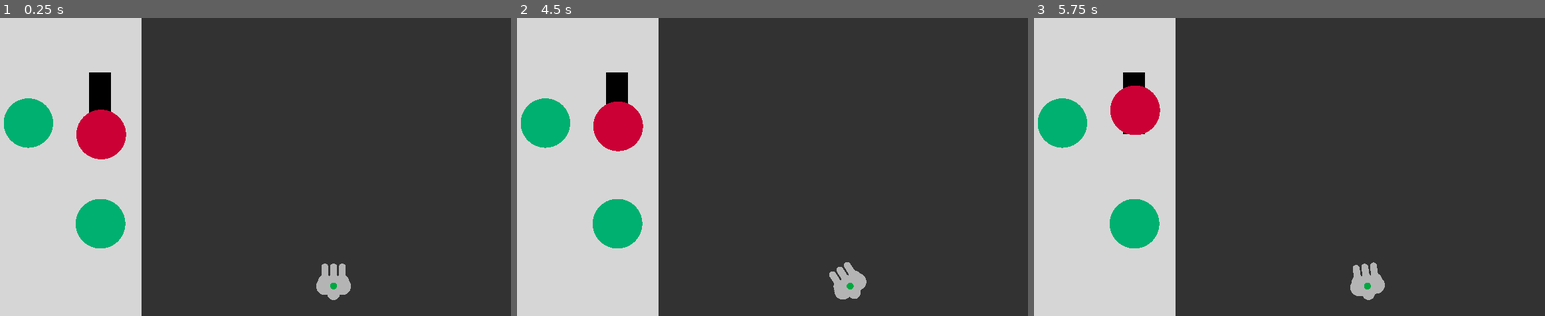
Above: before the commit, frames 1-3 (left to right).
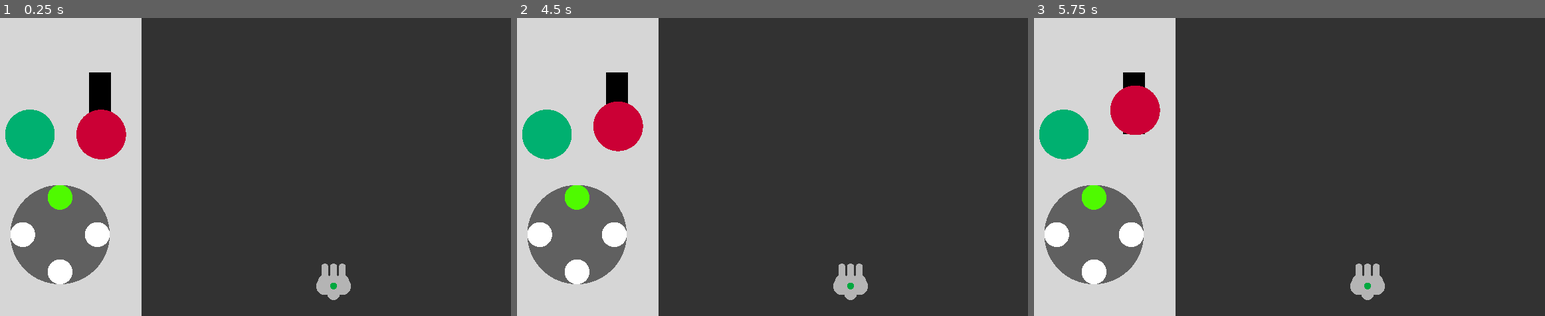
Above: after the commit, the same moments.

Repository: ArrowTheFighter/Missile-Inc
Game: Godot game, scene res://node_3d.tscn
The game is run twice, just before and just after one commit, with the same random seed, the same clock (stepped at 60 frames per second) and the same inputs.
Inputs (mouse positions are in pixels of both pictures, inside the frame that each line leads up to):
- Up to frame 1 (0.25 s): no input
- Up to frame 2 (4.5 s): tap Enter at 0.5, 2, 3.5 s; move the mouse to (879, 152) at 0.52 s; click (879, 152) at 0.67 s; tap Space at 1.25, 2.75, 4.25 s; drag from (654, 181) to (736, 226) at 1.27 s; move the mouse to (813, 101) at 2.02 s; click (813, 101) at 2.17 s; drag from (736, 226) to (603, 122) at 2.77 s; move the mouse to (920, 211) at 3.52 s; click (920, 211) at 3.67 s; drag from (603, 122) to (680, 92) at 4.27 s
- Up to frame 3 (5.75 s): move the mouse to (1304, 167) at 5.02 s; click (1304, 167) at 5.17 s

The runs differ from the first frame. In frame 1, 6.3% of the frame differs, in the area x 0-25%, y 26-90%; in frame 2, 6.5%, in the area x 0-69%, y 26-95%; in frame 3, 6.4%.

Commit message:
added the wheel scene and a Set_Power function to the gun script

Diff:
--- a/gun_scene.gd
+++ b/gun_scene.gd
@@ -1,10 +1,15 @@
 extends Node3D
 var Fired := false
+var Power := 2.5
 @export var Bullet_Scene : PackedScene
 @export var readyToFireMat : MeshInstance3D
 
 func Rotate_Gun(value : float):
 	rotation_degrees.z = lerp(45,-45,value)
+	pass
+
+func Set_Power(value : float):
+	Power = lerp(2.5,7.0,value)
 	pass
 
 func Fire_Gun(value : float):
@@ -20,6 +25,7 @@
 			var spawnedBulletScene = Bullet_Scene.instantiate()
 			spawnedBulletScene.rotation_degrees = rotation_degrees
 			spawnedBulletScene.position = global_position
+			spawnedBulletScene.speed = Power
 			get_tree().root.add_child(spawnedBulletScene)
 		print("firing")
 	elif Fired and value <= 0.1:
--- a/node_3d.tscn
+++ b/node_3d.tscn
@@ -1,9 +1,16 @@
-[gd_scene load_steps=10 format=3 uid="uid://ecwaimuy5r38"]
+[gd_scene load_steps=11 format=3 uid="uid://ecwaimuy5r38"]
 
 [ext_resource type="PackedScene" uid="uid://bwvxpxvfbwq6v" path="res://lever_scene.tscn" id="1_r3fl7"]
 [ext_resource type="PackedScene" uid="uid://1e44ftnnuyib" path="res://gun_scene.tscn" id="2_noarx"]
 [ext_resource type="PackedScene" uid="uid://de4nhm0c47le1" path="res://bullet.tscn" id="3_a0tk4"]
 [ext_resource type="PackedScene" uid="uid://b6ln4quk1xu4g" path="res://button_scene.tscn" id="4_r3fl7"]
+[ext_resource type="PackedScene" uid="uid://cimng1naje5s6" path="res://wheel_scene.tscn" id="5_jka67"]
+
+[sub_resource type="Environment" id="Environment_a202f"]
+background_color = Color(0.5481376, 0.6183476, 0.7303044, 1)
+ambient_light_source = 2
+ambient_light_color = Color(0.9515795, 0.95157963, 0.9515795, 1)
+ambient_light_energy = 2.0
 
 [sub_resource type="StandardMaterial3D" id="StandardMaterial3D_noarx"]
 albedo_color = Color(0.14767182, 0.14767179, 0.14767179, 1)
@@ -17,13 +24,10 @@
 [sub_resource type="BoxMesh" id="BoxMesh_jka67"]
 material = SubResource("StandardMaterial3D_r3fl7")
 
-[sub_resource type="Environment" id="Environment_a202f"]
-background_color = Color(0.5481376, 0.6183476, 0.7303044, 1)
-ambient_light_source = 2
-ambient_light_color = Color(0.9515795, 0.95157963, 0.9515795, 1)
-ambient_light_energy = 2.0
+[node name="Node3D" type="Node3D"]
 
-[node name="Node3D" type="Node3D"]
+[node name="WorldEnvironment" type="WorldEnvironment" parent="."]
+environment = SubResource("Environment_a202f")
 
 [node name="Camera3D" type="Camera3D" parent="."]
 transform = Transform3D(1, 0, 0, 0, 1, 0, 0, 0, 1, 0, 0, 3.6549354)
@@ -44,19 +48,16 @@
 transform = Transform3D(1, 0, 0, 0, 1, 0, 0, 0, 1, -2.903, 0.65386856, 0.515)
 maxHeight = 1.2
 
-[node name="WorldEnvironment" type="WorldEnvironment" parent="."]
-environment = SubResource("Environment_a202f")
-
 [node name="Gun" parent="." instance=ExtResource("2_noarx")]
 transform = Transform3D(0.35, 0, 0, 0, 0.35, 0, 0, 0, 0.35, 1.7705522, -2.41142, 0.6691439)
 Bullet_Scene = ExtResource("3_a0tk4")
 
 [node name="Button" parent="." instance=ExtResource("4_r3fl7")]
-transform = Transform3D(1, 0, 0, 0, 1, 0, 0, 0, 1, -2.9165244, -1.1416111, 0.54927635)
+transform = Transform3D(1, 0, 0, 0, 1, 0, 0, 0, 1, -4.3355765, 0.65650284, 0.54927635)
 
-[node name="Button2" parent="." instance=ExtResource("4_r3fl7")]
-transform = Transform3D(1, 0, 0, 0, 1, 0, 0, 0, 1, -4.366454, 0.88462776, 0.45188785)
+[node name="Wheel" parent="." instance=ExtResource("5_jka67")]
+transform = Transform3D(1, 0, 0, 0, 1, 0, 0, 0, 1, -3.7305481, -1.3607342, 0.55373144)
 
-[connection signal="onValueChanged" from="Lever" to="Gun" method="Rotate_Gun"]
+[connection signal="onValueChanged" from="Lever" to="Gun" method="Set_Power"]
 [connection signal="onValueChanged" from="Button" to="Gun" method="Fire_Gun"]
-[connection signal="onValueChanged" from="Button2" to="Gun" method="Rotate_Gun"]
+[connection signal="onValueChanged" from="Wheel" to="Gun" method="Rotate_Gun"]
--- /dev/null
+++ b/wheel_scene.tscn
@@ -0,0 +1,58 @@
+[gd_scene load_steps=9 format=3 uid="uid://cimng1naje5s6"]
+
+[ext_resource type="Script" uid="uid://bqlwn041ina1s" path="res://wheel_script.gd" id="1_0bb2e"]
+
+[sub_resource type="StandardMaterial3D" id="StandardMaterial3D_rxs0v"]
+albedo_color = Color(0.28485027, 0.28485027, 0.28485027, 1)
+
+[sub_resource type="SphereMesh" id="SphereMesh_64hgq"]
+material = SubResource("StandardMaterial3D_rxs0v")
+radius = 1.0
+height = 2.0
+
+[sub_resource type="StandardMaterial3D" id="StandardMaterial3D_0bb2e"]
+albedo_color = Color(0.23137255, 0.75686276, 0, 1)
+
+[sub_resource type="SphereMesh" id="SphereMesh_rxs0v"]
+material = SubResource("StandardMaterial3D_0bb2e")
+radius = 0.25
+height = 0.5
+
+[sub_resource type="StandardMaterial3D" id="StandardMaterial3D_64hgq"]
+
+[sub_resource type="SphereMesh" id="SphereMesh_7ae7t"]
+material = SubResource("StandardMaterial3D_64hgq")
+radius = 0.25
+height = 0.5
+
+[sub_resource type="SphereShape3D" id="SphereShape3D_bqloa"]
+radius = 1.0
+
+[node name="Wheel" type="Node3D"]
+script = ExtResource("1_0bb2e")
+
+[node name="MeshInstance3D" type="MeshInstance3D" parent="."]
+mesh = SubResource("SphereMesh_64hgq")
+
+[node name="MeshInstance3D" type="MeshInstance3D" parent="MeshInstance3D"]
+transform = Transform3D(1, 0, 0, 0, 1, 0, 0, 0, 1, 0, 0.75, 1)
+mesh = SubResource("SphereMesh_rxs0v")
+
+[node name="MeshInstance3D2" type="MeshInstance3D" parent="MeshInstance3D"]
+transform = Transform3D(1, 0, 0, 0, 1, 0, 0, 0, 1, 0, -0.75, 1)
+mesh = SubResource("SphereMesh_7ae7t")
+
+[node name="MeshInstance3D3" type="MeshInstance3D" parent="MeshInstance3D"]
+transform = Transform3D(1, 0, 0, 0, 1, 0, 0, 0, 1, 0.75, 0, 1)
+mesh = SubResource("SphereMesh_7ae7t")
+
+[node name="MeshInstance3D4" type="MeshInstance3D" parent="MeshInstance3D"]
+transform = Transform3D(1, 0, 0, 0, 1, 0, 0, 0, 1, -0.75, 0, 1)
+mesh = SubResource("SphereMesh_7ae7t")
+
+[node name="Area3D" type="Area3D" parent="."]
+
+[node name="CollisionShape3D" type="CollisionShape3D" parent="Area3D"]
+shape = SubResource("SphereShape3D_bqloa")
+
+[connection signal="input_event" from="Area3D" to="." method="_on_input_event"]
--- /dev/null
+++ b/wheel_script.gd
@@ -0,0 +1,80 @@
+extends Node3D
+
+var selected := false
+var control_value := 0.0
+var up_vector
+var direction_to_mouse
+var last_signed_angle := 0.0
+var angle_offset := 0.0
+var last_drag_angle := 0.0
+var current_rotation := TAU  # In radians
+var min_rotation := 0.0
+var max_rotation := TAU  # TAU == 2 * PI (360 degrees)
+
+signal onValueChanged(float)
+
+
+
+func _input(event: InputEvent) -> void:
+	if event is InputEventMouseButton:
+		if event.button_index == 1 and !event.pressed and selected:
+			selected = false
+	if event is InputEventMouseMotion:
+		if(selected):
+			var camera = get_viewport().get_camera_3d()
+			var obj_screen_pos = camera.unproject_position(global_transform.origin)
+			var mouse_pos = get_viewport().get_mouse_position()
+			var mouse_vec = (mouse_pos - obj_screen_pos).normalized()
+
+			var current_angle = atan2(mouse_vec.y, mouse_vec.x)
+			var delta_angle = current_angle - last_drag_angle
+			last_drag_angle = current_angle
+
+			# Normalize the delta to prevent large jumps when wrapping
+			delta_angle = -wrapf(delta_angle, -PI, PI)
+
+			# Clamp the rotation within [0, 2π]
+			var new_rotation = current_rotation + delta_angle
+			new_rotation = clamp(new_rotation, min_rotation, max_rotation)
+
+			# Only apply rotation if clamped result is different
+			var actual_delta = new_rotation - current_rotation
+			if abs(actual_delta) > 0.0001:
+				rotate_object_local(Vector3(0, 0, 1), actual_delta)
+				current_rotation = new_rotation
+				print(snappedf(inverse_lerp(TAU,0,current_rotation),0.01))
+				onValueChanged.emit(snappedf(inverse_lerp(TAU,0,current_rotation),0.01))
+			#angle_offset = new_angle
+
+func _on_input_event(camera: Node, event: InputEvent, event_position: Vector3, normal: Vector3, shape_idx: int) -> void:
+	if event is InputEventMouseButton:
+		if event.button_index == 1 and event.pressed:
+			print("Left clicked object")
+			var obj_screen_pos = camera.unproject_position(global_transform.origin)
+			var mouse_pos = get_viewport().get_mouse_position()
+			var mouse_vec = (mouse_pos - obj_screen_pos).normalized()
+
+			# This becomes our base angle for rotation
+			last_drag_angle = atan2(mouse_vec.y, mouse_vec.x)
+			selected = true
+
+	pass # Replace with function body.
+
+func _calculate_signed_angle() -> float:
+	var camera = get_viewport().get_camera_3d()
+	var obj_screen_pos = camera.unproject_position(global_transform.origin)
+
+	var up_world = global_transform.basis.y.normalized()
+	var up_point_world = global_transform.origin + up_world
+	var up_screen_pos = camera.unproject_position(up_point_world)
+	var up_2d = (up_screen_pos - obj_screen_pos).normalized()
+
+	var mouse_pos = get_viewport().get_mouse_position()
+	var mouse_vec = (mouse_pos - obj_screen_pos).normalized()
+
+	var angle = up_2d.angle_to(mouse_vec)
+	var cross = up_2d.x * mouse_vec.y - up_2d.y * mouse_vec.x
+	var sign = sign(cross)
+	var signed_angle = angle * sign
+
+	return signed_angle
Not shown, added: wheel_script.gd.uid
Not shown, added: wheel_scene.tscn1465623444.tmp
